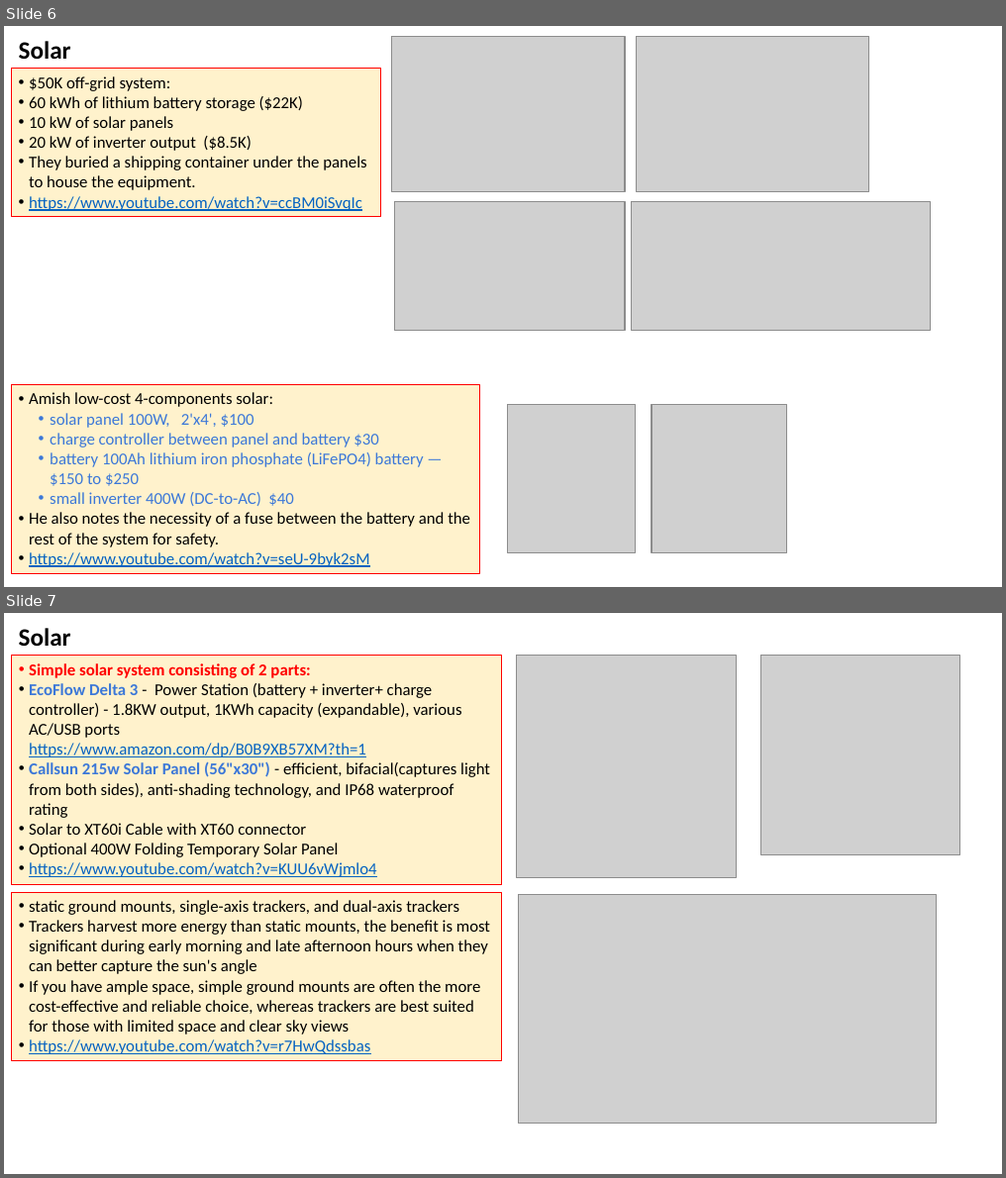
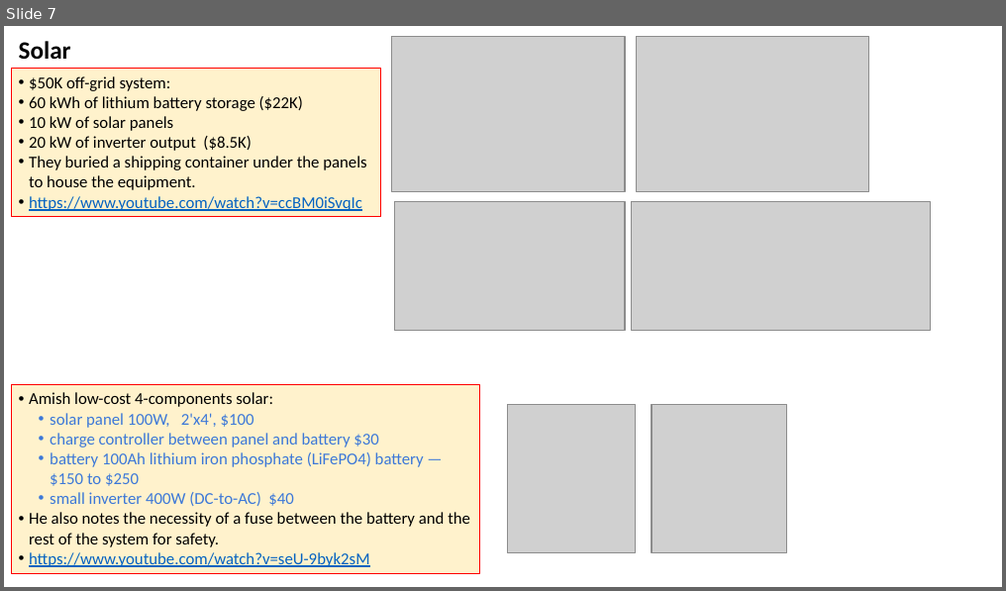
Before and after one commit to lselector/misc_farm, a slide deck: solar.pptx. Shown one above the other, each under a label of ours: slides 6 and 7 before the commit, slide 7 after it. The pictures are 1006x1178 and 1006x591 pixels, drawn with LibreOffice and Linux fonts; fonts in the diff are those of the drawing; grey boxes stand for pictures. Boxes give left, top, right and bottom in pixels: in the first picture for what was removed or moved away, otherwise in the second. Text is boxed around its words. In the diff, an @@ line names an element or a change of style, - is before the commit and + after.

```diff
--- a/solar.pptx
+++ b/solar.pptx
@@ slide 7 removed at [4,613,1002,1174], background #FFFFFF @@
@@ text removed at [19,628,71,647] @@
-Solar
@@ rectangle removed at [11,655,501,884] @@
-• Simple solar system consisting of 2 parts:
-• EcoFlow Delta 3 - Power Station (battery + inverter+ charge controller) - 1.8KW output, 1KWh capacity (expandable), various AC/USB ports
-  https://www.amazon.com/dp/B0B9XB57XM?th=1
-• Callsun 215w Solar Panel (56"x30") - efficient, bifacial(captures light from both sides), anti-shading technology, and IP68 waterproof rating
-• Solar to XT60i Cable with XT60 connector
-• Optional 400W Folding Temporary Solar Panel
-• https://www.youtube.com/watch?v=KUU6vWjmlo4
@@ picture removed at [517,655,736,877] @@
@@ picture removed at [760,655,960,855] @@
@@ rectangle removed at [11,892,501,1061] @@
-• static ground mounts, single-axis trackers, and dual-axis trackers
-• Trackers harvest more energy than static mounts, the benefit is most significant during early morning and late afternoon hours when they can better capture the sun's angle
-• If you have ample space, simple ground mounts are often the more cost-effective and reliable choice, whereas trackers are best suited for those with limited space and clear sky views
-• https://www.youtube.com/watch?v=r7HwQdssbas
@@ picture removed at [518,894,935,1124] @@
@@ what was slide 6 is now slide 7 @@
```
Also in this commit, not shown: 3 slides changed, 1 slide added, 3 other slides removed.
